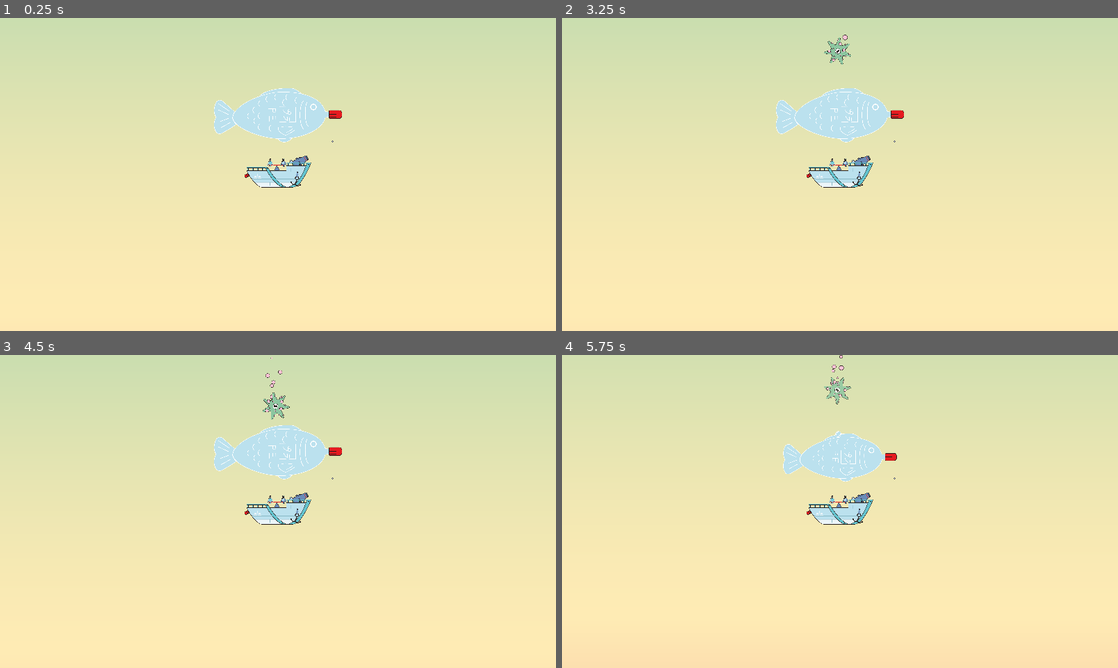
Above: before the commit, frames 1-4 (two rows, left to right).
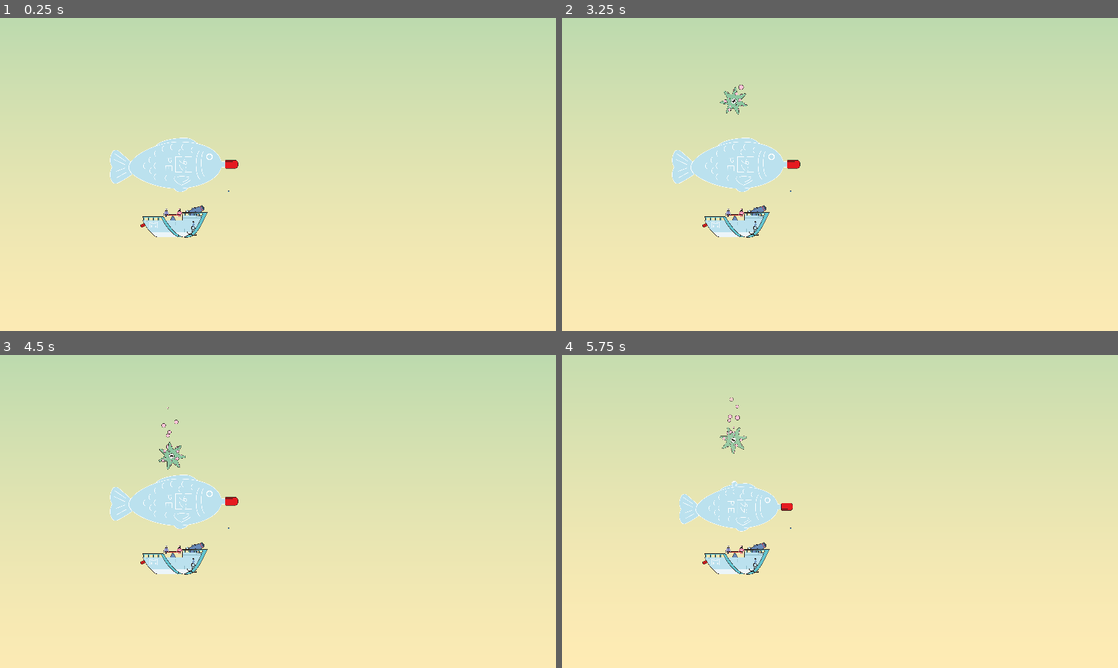
Above: after the commit, the same moments.

Repository: TheJP/GlobalGameJam2025
Game: Godot game, scene res://level/level.tscn
Same seed, same stepped clock (60 frames per second), same inputs: the game is played once before the commit and once after it. The engine's default icon, where the game draws it, is replaced by a stand-in: a white triangle on a blue panel in a dark square.
Inputs:
- Up to frame 1 (0.25 s): no input
- Up to frame 2 (3.25 s): tap Enter at 0.5, 2 s; tap Space at 1.25, 2.75 s
- Up to frame 3 (4.5 s): no input
- Up to frame 4 (5.75 s): no input

The runs differ from the first frame. In frame 1, 6.2% of the frame differs, in the area x 19-62%, y 22-71%; in frame 2, 6.7%; in frame 3, 6.7%, in the area x 19-62%, y 0-71%; in frame 4, 5.7%.

Commit message:
Update People Graphic Update Camera Position

Diff:
--- a/boat/boat.tscn
+++ b/boat/boat.tscn
@@ -8,10 +8,10 @@
 [ext_resource type="Script" path="res://boat/pump.gd" id="5_rbixw"]
 [ext_resource type="PackedScene" uid="uid://cvmhyn08vbokq" path="res://boat/canon/canon.tscn" id="6_qdx53"]
 [ext_resource type="Texture2D" uid="uid://ctko1cwrh3i08" path="res://boat/sprites/Wippe_bewegbar.png" id="7_o1iwa"]
+[ext_resource type="Texture2D" uid="uid://cjxen5kl68iuc" path="res://boat/sprites/person 1 new.png" id="9_hub34"]
 [ext_resource type="Script" path="res://boat/horizontal_movement_visualization.gd" id="9_k6ht6"]
-[ext_resource type="Texture2D" uid="uid://btovuaisrbpte" path="res://boat/sprites/person 1.png" id="9_nb3ok"]
 [ext_resource type="Texture2D" uid="uid://fukgndkxxg0s" path="res://boat/sprites/bubble.png" id="9_un0lo"]
-[ext_resource type="Texture2D" uid="uid://er8c1retoiy3" path="res://boat/sprites/person 2.png" id="10_klxgl"]
+[ext_resource type="Texture2D" uid="uid://yvuaj45mjmcd" path="res://boat/sprites/person 2 new.png" id="10_fw2ny"]
 
 [sub_resource type="Gradient" id="Gradient_qcf7q"]
 offsets = PackedFloat32Array(0, 0.786667, 1)
@@ -61,11 +61,11 @@
 
 [node name="PersonLeft" type="Sprite2D" parent="Pump/PumpBarSprite/People"]
 position = Vector2(-115, -39)
-texture = ExtResource("9_nb3ok")
+texture = ExtResource("9_hub34")
 
-[node name="PersonLeft2" type="Sprite2D" parent="Pump/PumpBarSprite/People"]
+[node name="PersonRight" type="Sprite2D" parent="Pump/PumpBarSprite/People"]
 position = Vector2(115, -39)
-texture = ExtResource("10_klxgl")
+texture = ExtResource("10_fw2ny")
 
 [node name="HorizontalMovementVisualization" type="Node2D" parent="."]
 script = ExtResource("9_k6ht6")
@@ -93,6 +93,7 @@
 color_ramp = SubResource("Gradient_qcf7q")
 
 [node name="Camera2D" type="Camera2D" parent="."]
+position = Vector2(1795, -860)
 scale = Vector2(5, 5)
 position_smoothing_speed = 50.0
 rotation_smoothing_speed = 50.0
Binary file added: boat/sprites/person 1 new.png
Not shown, added: boat/sprites/person 1 new.png.import
Binary file added: boat/sprites/person 2 new.png
Not shown, added: boat/sprites/person 2 new.png.import
